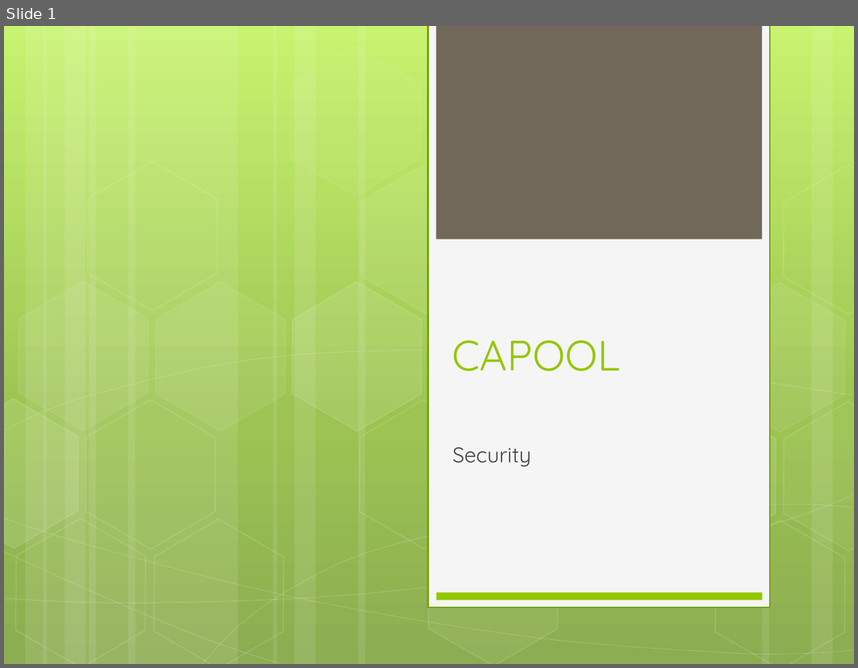
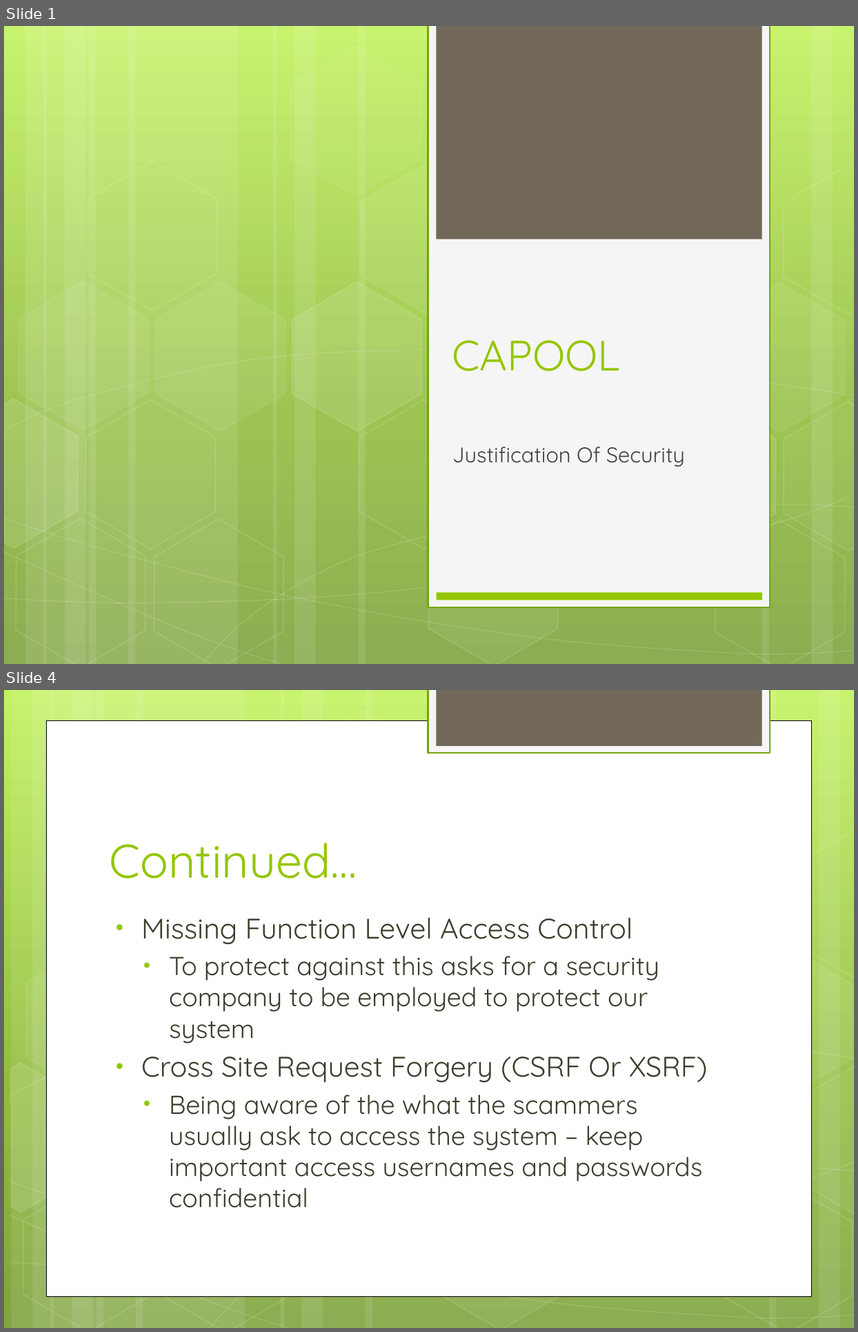
Before and after one commit to lanechr/CaPool, a slide deck: Security.pptx. Shown one above the other, each under a label of ours: slide 1 before the commit, slides 1 and 4 after it; the slides between them are not shown. The pictures are 858x668 and 858x1332 pixels, drawn with LibreOffice and Linux fonts; fonts in the diff are those of the drawing. Boxes give left, top, right and bottom in pixels: in the first picture for what was removed or moved away, otherwise in the second. Text is boxed around its words. In the diff, an @@ line names an element or a change of style, - is before the commit and + after.

Commit message:
Finalised Security Presentation

```diff
--- a/Security.pptx
+++ b/Security.pptx
@@ slide 4 added at (4,690,854,1328), background gradient #C3F35F to #93BF3F to #81A53E @@
@@ rectangle added at (428,690,770,753), fill #F5F5F5, outline #74A510 1.25 pt @@
@@ rectangle added at (436,690,762,746), fill #71685A @@
@@ rectangle added at (47,720,811,1295), fill #FFFFFF, outline #000000 0.5 pt @@
@@ group added at (4,690,854,1328): 12 rectangles, 8 freeform shapes, 8 hexagons @@
@@ title added at (110,842,357,878), 40 pt, text #94C600 @@
+Continued…
@@ text added at (141,917,708,1208), 22 pt, text #3E3D2D @@
+• Missing Function Level Access Control
+  • To protect against this asks for a security company to be employed to protect our system
+• Cross Site Request Forgery (CSRF Or XSRF)
+  • Being aware of the what the scammers usually ask to access the system – keep important access usernames and passwords confidential
@@ slide 1 changed as well @@
@@ subtitle at (452,446,685,466): text changed @@
-Security
+Justification Of Security
```
Also in this commit, not shown: 4 other slides added, 2 slides removed.
